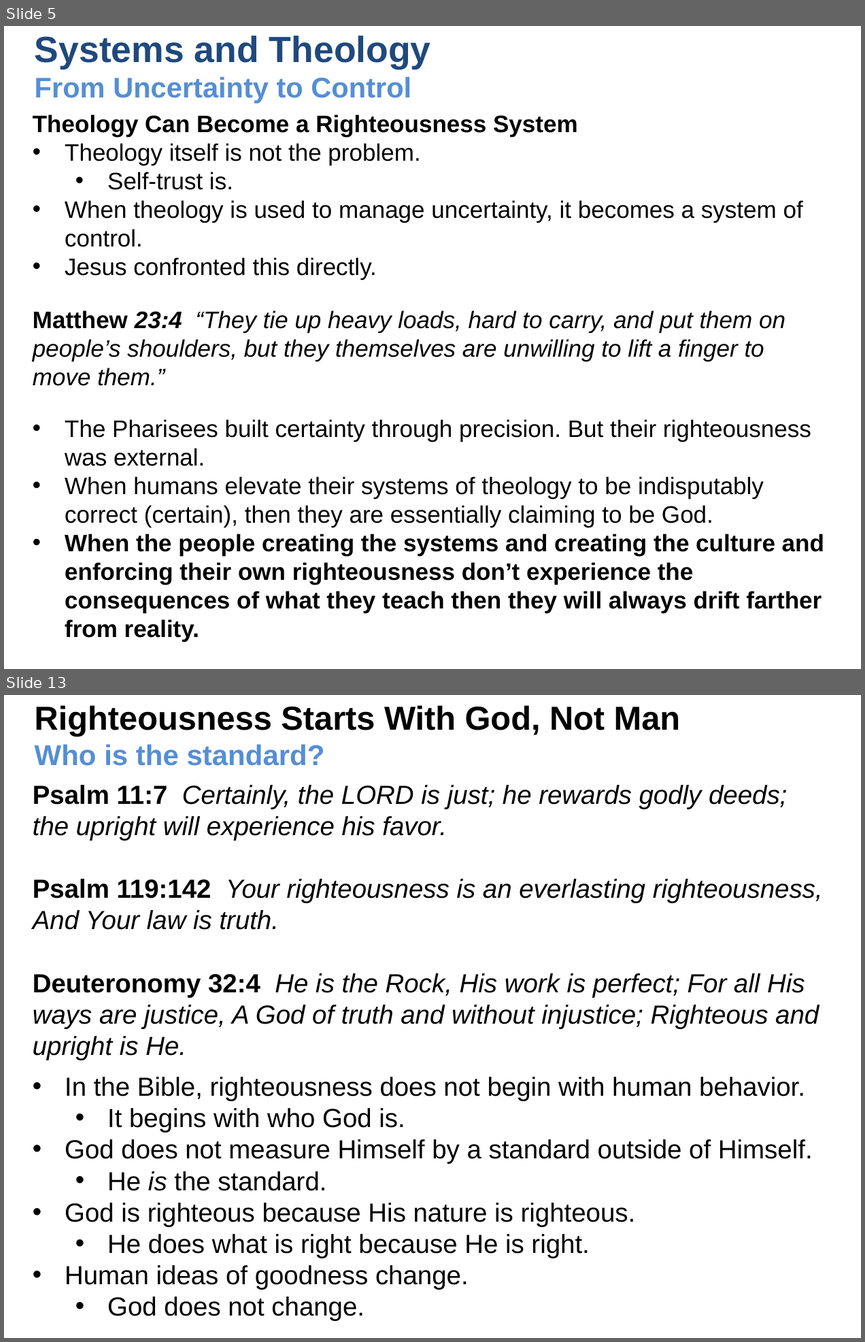
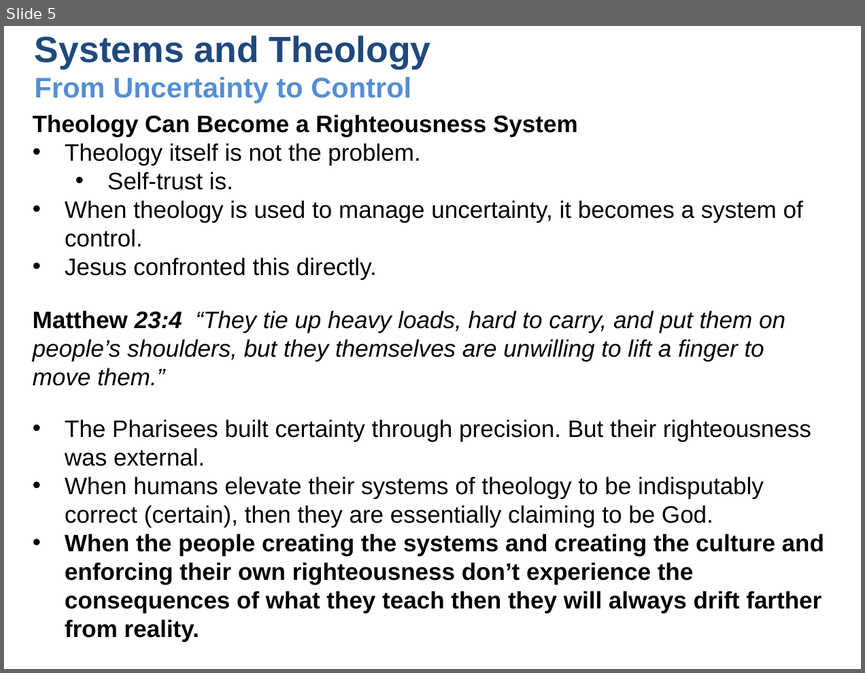
Before and after one commit to UsefulEngines/EvangelismPublic, a slide deck: 2026-Q1/Righteousness1/2026-01-04-Righteous-1.pptx. Shown one above the other, each under a label of ours: slides 5 and 13 before the commit, slide 5 after it; the slides between them are not shown. The pictures are 865x1342 and 865x673 pixels, drawn with LibreOffice and Linux fonts; fonts in the diff are those of the drawing. Boxes give left, top, right and bottom in pixels: in the first picture for what was removed or moved away, otherwise in the second. Text is boxed around its words. In the diff, an @@ line names an element or a change of style, - is before the commit and + after.

```diff
--- a/2026-Q1/Righteousness1/2026-01-04-Righteous-1.pptx
+++ b/2026-Q1/Righteousness1/2026-01-04-Righteous-1.pptx
@@ slide 13 removed at [4,695,861,1338], background #FFFFFF @@
@@ text removed at [35,705,680,766] @@
-Righteousness Starts With God, Not Man
-Who is the standard?
@@ text removed at [33,785,823,1060] @@
-Psalm 11:7 Certainly, the LORD is just; he rewards godly deeds; the upright will experience his favor.
-Psalm 119:142 Your righteousness is an everlasting righteousness, And Your law is truth.
-Deuteronomy 32:4 He is the Rock, His work is perfect; For all His ways are justice, A God of truth and without injustice; Righteous and upright is He.
@@ text removed at [65,1076,813,1321] @@
-• In the Bible, righteousness does not begin with human behavior.
-  • It begins with who God is.
-• God does not measure Himself by a standard outside of Himself.
-  • He is the standard.
-• God is righteous because His nature is righteous.
-  • He does what is right because He is right.
-• Human ideas of goodness change.
-  • God does not change.
```
Also in this commit, not shown: 7 slides changed, 2 slides added, 8 other slides removed, 4 other files.
